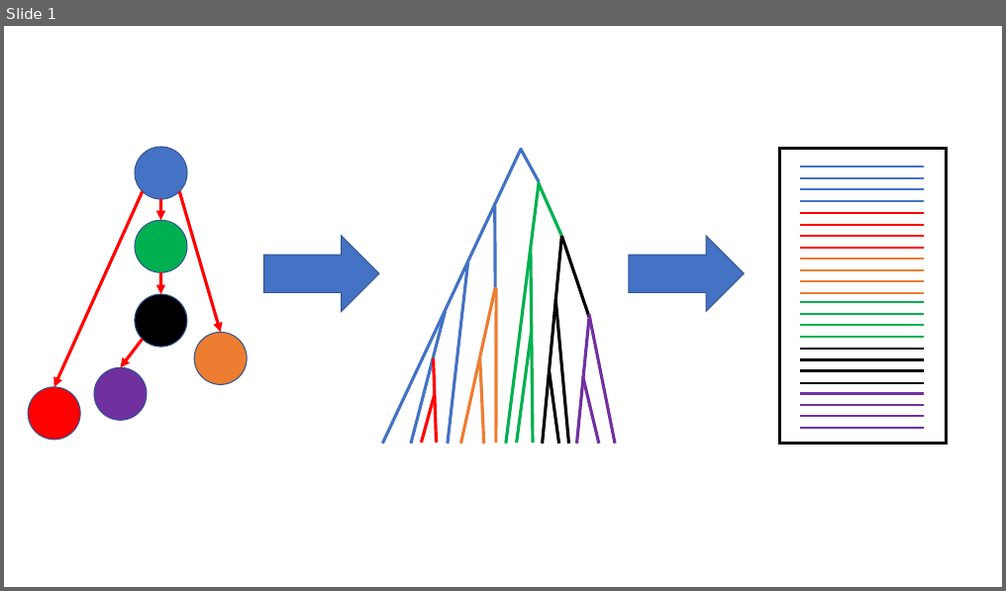
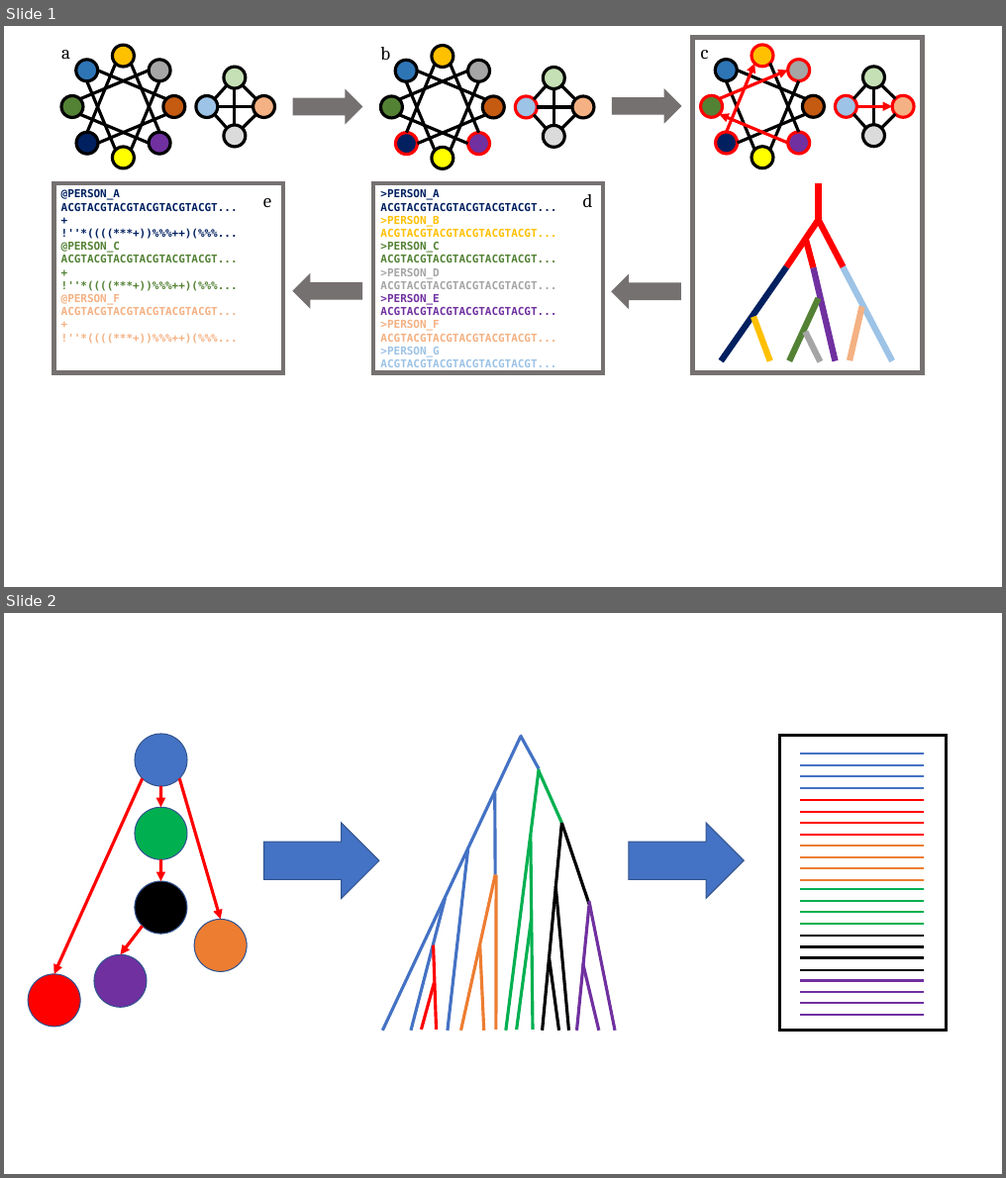
Before and after one commit to niemasd/FAVITES, a slide deck: figures/figures.pptx. Shown one above the other, each under a label of ours: slide 1 before the commit, slides 1 and 2 after it. The pictures are 1006x591 and 1006x1178 pixels, drawn with LibreOffice and Linux fonts; fonts in the diff are those of the drawing. Boxes give left, top, right and bottom in pixels: in the first picture for what was removed or moved away, otherwise in the second. Text is boxed around its words. In the diff, an @@ line names an element or a change of style, - is before the commit and + after.

```diff
--- a/figures/figures.pptx
+++ b/figures/figures.pptx
@@ slide 1 added at [4, 26, 1002, 587], background #FFFFFF @@
@@ group added at [61, 45, 275, 169]: 14 lines, 12 ellipses, 1 text @@
+a
@@ group added at [380, 46, 594, 169]: 14 lines, 12 ellipses, 1 text @@
+b
@@ rectangle added at [693, 38, 923, 373], outline #767171 4.5 pt @@
@@ right arrow added at [293, 90, 361, 123], fill #767171, outline #767171 1 pt @@
@@ right arrow added at [613, 89, 681, 123], fill #767171, outline #767171 1 pt @@
@@ group added at [701, 45, 915, 169]: 12 ellipses, 10 lines, 4 arrows, 1 text @@
+c
@@ rectangle added at [54, 183, 283, 372], outline #767171 4.5 pt, 10.5 pt, text #002060, bold @@
+@PERSON_A
+ACGTACGTACGTACGTACGTACGT...
++
+!''*((((***+))%%%++)(%%%...
+@PERSON_C
+ACGTACGTACGTACGTACGTACGT...
++
+!''*((((***+))%%%++)(%%%... @PERSON_F
+ACGTACGTACGTACGTACGTACGT...
++
+!''*((((***+))%%%++)(%%%...
@@ text added at [263, 198, 271, 207], 18 pt, text #000000 @@
+e
@@ rectangle added at [373, 183, 603, 372], outline #767171 4.5 pt, 10.5 pt, text #002060, bold @@
+>PERSON_A
+ACGTACGTACGTACGTACGTACGT...
+>PERSON_B
+ACGTACGTACGTACGTACGTACGT...
+>PERSON_C
+ACGTACGTACGTACGTACGTACGT...
+>PERSON_D
+ACGTACGTACGTACGTACGTACGT...
+>PERSON_E
+ACGTACGTACGTACGTACGTACGT...
+>PERSON_F
+ACGTACGTACGTACGTACGTACGT...
+>PERSON_G
+ACGTACGTACGTACGTACGTACGT...
@@ text added at [583, 194, 593, 207], 18 pt, text #000000 @@
+d
@@ right arrow added at [293, 274, 361, 307], fill #767171, outline #767171 1 pt @@
@@ right arrow added at [612, 275, 681, 308], fill #767171, outline #767171 1 pt @@
@@ group added at [721, 183, 893, 363]: 11 lines @@
@@ what was slide 1 is now slide 2 @@
```
Also in this commit, not shown: 1 slide changed.
